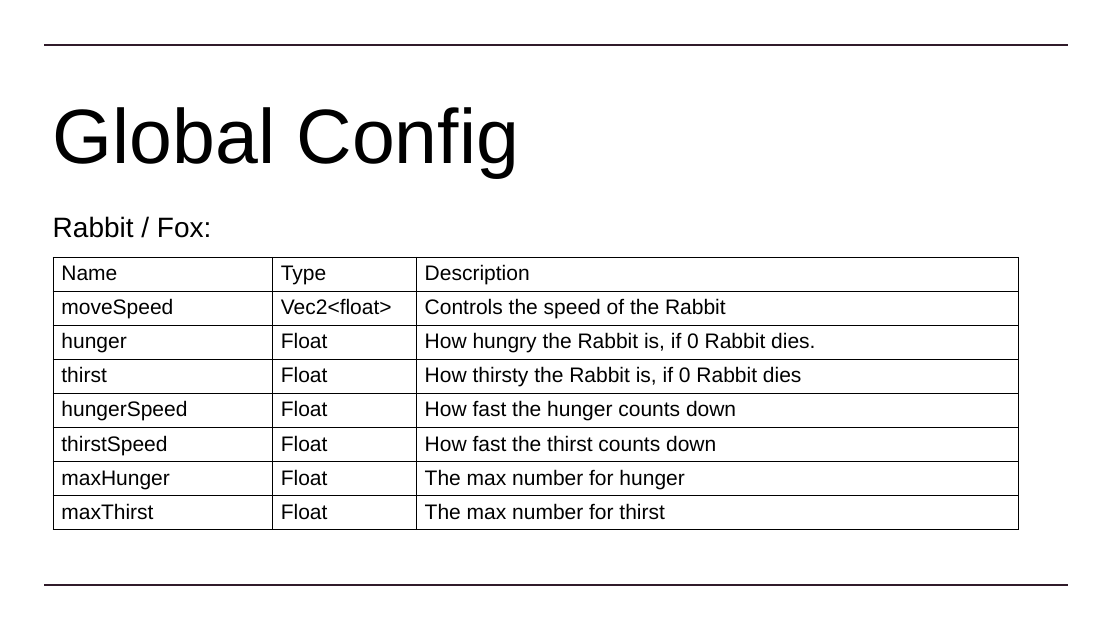
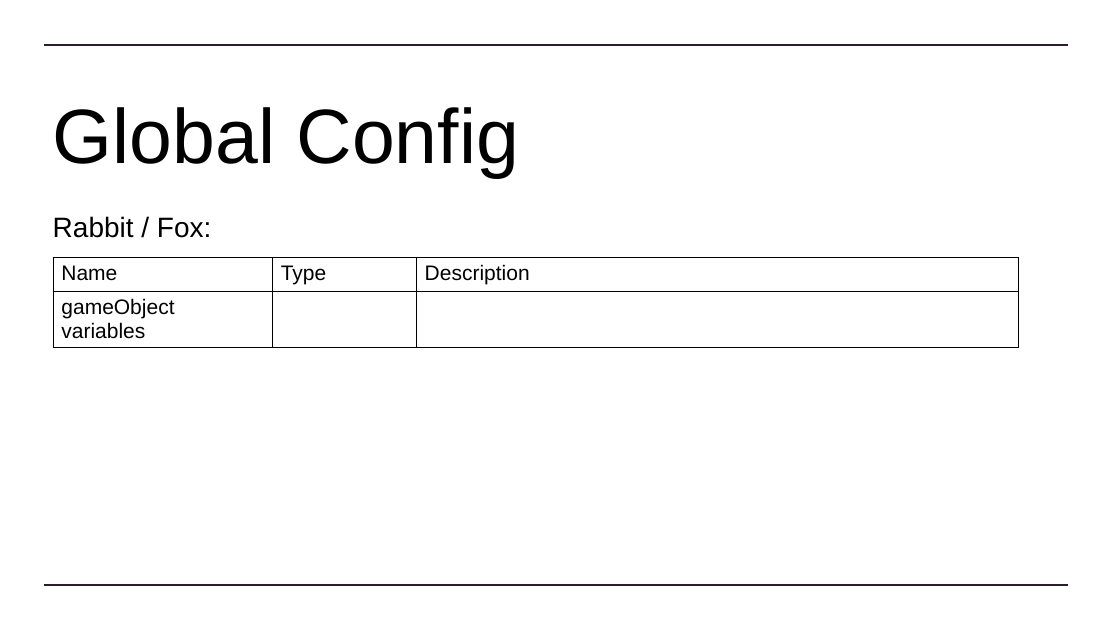
Before and after one commit to Dinoboy173/GameAI, a slide deck: slide 15 of Assessment/SofiWesson TDD.pptx (slide 17 before the commit). Drawn at 1120x630 pixels with LibreOffice and Linux fonts; fonts in the diff are those of the drawing. Boxes give left, top, right and bottom in pixels: in the first picture for what was removed or moved away, otherwise in the second. Text is boxed around its words. In the diff, an @@ line names an element or a change of style, - is before the commit and + after.

Commit message:
fox wanders after eat rabbit

```diff
--- a/Assessment/SofiWesson TDD.pptx
+++ b/Assessment/SofiWesson TDD.pptx
@@ table at <box>53,258,1017,343</box> @@
-row 2: moveSpeed | Vec2<float> | Controls the speed of the Rabbit
-row 3: hunger | Float | How hungry the Rabbit is, if 0 Rabbit dies.
-row 4: thirst | Float | How thirsty the Rabbit is, if 0 Rabbit dies
-row 5: hungerSpeed | Float | How fast the hunger counts down
-row 6: thirstSpeed | Float | How fast the thirst counts down
-row 7: maxHunger | Float | The max number for hunger
-row 8: maxThirst | Float | The max number for thirst
+row 2: gameObject variables |  | 
```
Also in this commit, not shown: 7 other slides changed, 3 slides added, 6 slides removed, 7 other files.
